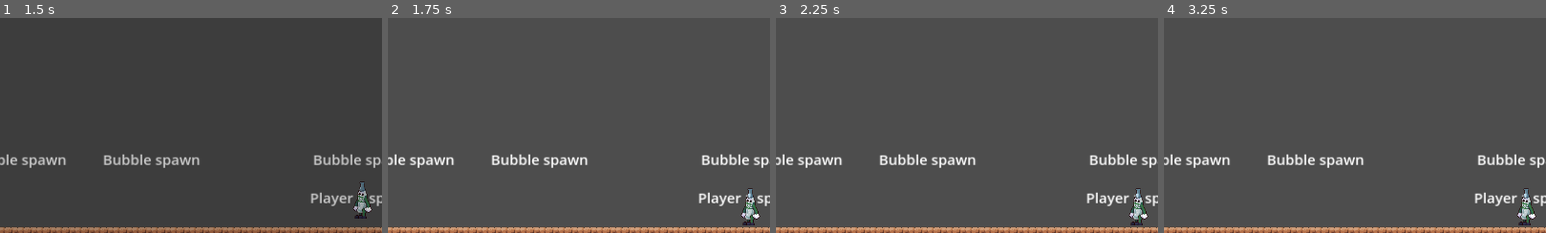
Above: before the commit, frames 1-4 (left to right).
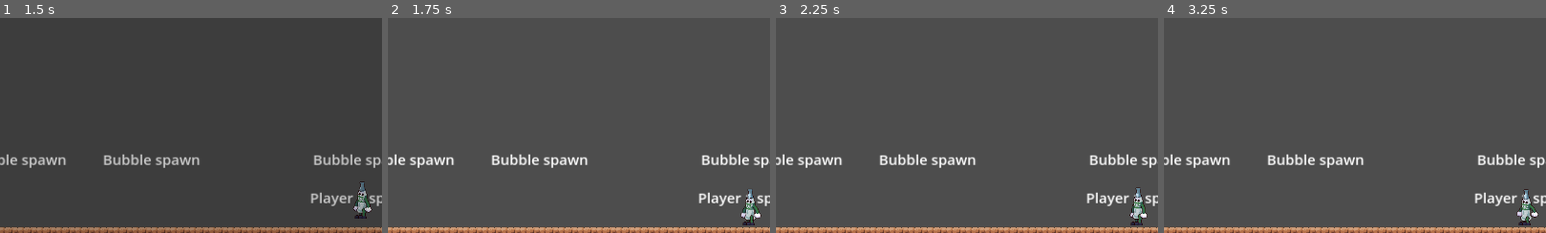
Above: after the commit, the same moments.

Repository: Frn1/GGJ-2025
Game: Godot game, scene res://scenes/main_menu.tscn
Same seed, same stepped clock (60 frames per second), same inputs: the game is played once before the commit and once after it.
Inputs:
- Up to frame 1 (1.5 s): click "Play" at 0.5 s
- Up to frame 2 (1.75 s): no input
- Up to frame 3 (2.25 s): no input
- Up to frame 4 (3.25 s): no input
The pictures show only the part of the screen within x 39-89%, y 50-100%; the shares and areas given below are measured in that part.

Frame 1 is identical in both runs. In frame 2, 0.2% of the frame differs, in the area x 92-98%, y 79-95%; in frame 3, 0.2%; in frame 4, 0.3%.

Commit message:
Implement jump animation

Diff:
--- a/objects/player.gd
+++ b/objects/player.gd
@@ -23,9 +23,9 @@
 	if not is_on_floor():
 		velocity += get_gravity() * delta
 
-	var jump = Input.is_action_just_pressed("jump_p" + str(number)) and is_on_floor()
-	if jump:
+	if Input.is_action_just_pressed("jump_p" + str(number)) and is_on_floor():
 		velocity.y = -jump_velocity
+		sprite.animation = "jump"
 
 	var direction: float = Input.get_axis("move_left_p" + str(number), "move_right_p" + str(number))
 	if direction:
@@ -40,17 +40,17 @@
 
 	move_and_slide()
 
-	if not jump and is_zero_approx(velocity.y):
+	if sprite.animation == "jump" and sprite.is_playing():
+		pass
+	elif is_zero_approx(velocity.y):
 		if is_zero_approx(direction):
-			sprite.animation = "idle"
+			sprite.play("idle")
 		else:
-			sprite.animation = "running"
+			sprite.play("running")
 	elif velocity.y > 0:
-		sprite.animation = "midair"
+		sprite.play("midair")
 	elif velocity.y < 0:
-		sprite.animation = "falling"
-	else:
-		sprite.animation = "jump"
+		sprite.play("falling")
 
 
 func _on_bubble_collected() -> void:
--- a/objects/player/0/animations.tres
+++ b/objects/player/0/animations.tres
@@ -99,9 +99,9 @@
 "duration": 1.0,
 "texture": ExtResource("3_x1our")
 }],
-"loop": true,
+"loop": false,
 "name": &"jump",
-"speed": 1.0
+"speed": 15.0
 }, {
 "frames": [{
 "duration": 1.0,
